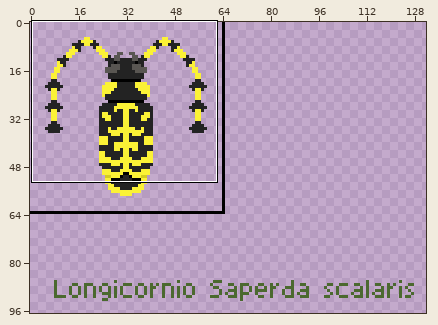
Edited in one commit: pixel-art file (Resources/longhorn_beetle.aseprite). The first picture is a wide view before the edit; the outline marks the close-up.
Close-up. As it was:
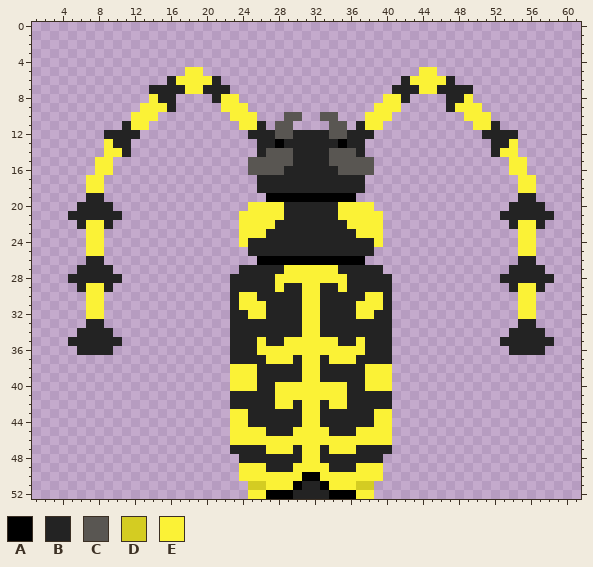
320x320 pixels, 1 frame. Shown: x 1..61, y 0..52. The old version is drawn lined up with the new one. The wide view leaves out empty margins.
Palette (. is transparent): A #000000  B #232323  C #595652  D #d4cc22  E #fbf236
The result:
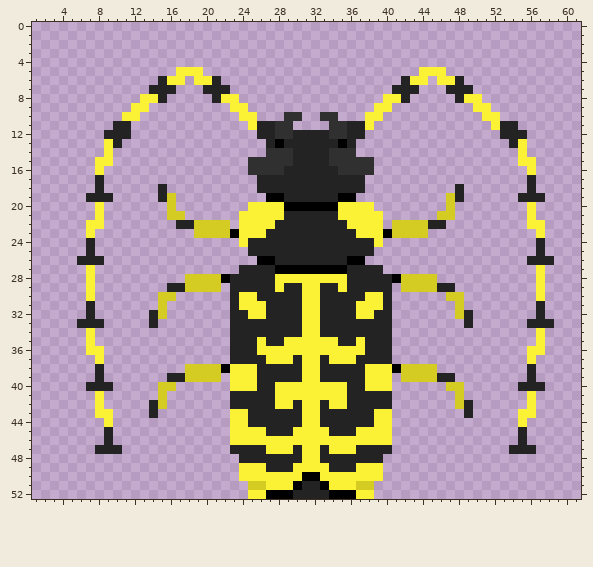
The author wrote: Finish Longhorn beetle Finished longhorn beetle with legs
Change:
drawings rearranged on the sheet (the old picture shows each at its new place)
@@ palette @@
-C #595652
+C #303030
@@ x 1..61 @@
  4 .............................................................
- 5 .................EE........................EE................
- 6 ...............BEEEEB....................BEEEEB..............
- 7 .............BBBBEEBBB..................BBBEEBBBB............
- 8 .............EBB....BEE................EEB....BBE............
- 9 ............EEEB.....EEE..............EEE.....BEEE...........
-10 ...........EEE........EEE...CC..CC...EEE........EEE..........
-11 ..........BEE..........EEB.CC....CC.BEE..........EEB.........
-12 ........BBBB............BBBCCBBBBCCBBB............BBBB.......
-13 ........EBB..............BBABBBBBBABB..............BBE.......
-14 ........EEB..............BCCCBBBBCCCB..............BEE.......
-15 .......EE...............CCCCCBBBBCCCCC...............EE......
-16 .......EE...............CCCCBBBBBBCCCC...............EE......
-17 ......EE.................BBBBBBBBBBBB.................EE.....
-18 ......EE.................BBBBBBBBBBBB.................EE.....
-19 ......BB..................AAAAAAAAAA..................BB.....
-20 .....BBBB...............EEEEBBBBBBEEEE...............BBBB....
-21 ....BBBBBB.............EEEEEBBBBBBEEEEE.............BBBBBB...
-22 .....BEEB..............EEEEBBBBBBBBEEEE..............BEEB....
-23 ......EE...............EEEBBBBBBBBBBEEE...............EE.....
-24 ......EE...............EBBBBBBBBBBBBBBE...............EE.....
-25 ......EE................BBBBBBBBBBBBBB................EE.....
-26 ......BB.................AAAAAAAAAAAA.................BB.....
-27 .....BBBB..............BBBBBEEEEEEBBBBB..............BBBB....
-28 ....BBBBBB............BBBBBEEEEEEEEBBBBB............BBBBBB...
-29 .....BEEB.............BBBBBEBBEEBBEBBBBB.............BEEB....
-30 ......EE..............BEEBBBBBEEBBBBBEEB..............EE.....
-31 ......EE..............BEEEBBBBEEBBBBEEEB..............EE.....
-32 ......EE..............BBEEBBBBEEBBBBEEBB..............EE.....
-33 ......BB..............BBBBBBBBEEBBBBBBBB..............BB.....
-34 .....BBBB.............BBBBBBBBEEBBBBBBBB.............BBBB....
-35 ....BBBBBB............BBBEBBEEEEEEBBEBBB............BBBBBB...
-36 .....BBBB.............BBBEEEEEEEEEEEEBBB.............BBBB....
-37 ......................BBBBEEEBEEBEEEBBBB.....................
-38 ......................EEEBBBBBEEBBBBBEEE.....................
-39 ......................EEEBBBBBEEBBBBBEEE.....................
-40 ......................EEEBBEEEEEEEEBBEEE.....................
-41 ......................BBBBBEEEEEEEEBBBBB.....................
-42 ......................BBBBBEEBEEBEEBBBBB.....................
-43 ......................EEBBBBBBEEBBBBBBEE.....................
-44 ......................EEBBBBBBEEBBBBBBEE.....................
-45 ......................EEEEBBBEEEEBBBEEEE.....................
-46 ......................EEEEEEEEEEEEEEEEEE.....................
-47 ......................BBBBEEEBEEBEEEBBBB.....................
+ 5 ................EEE........................EEE...............
+ 6 ..............BEE.EEB....................BEE.EEB.............
+ 7 .............BBB...BBB..................BBB...BBB............
+ 8 ............EEB.....BEE................EEB.....BEE...........
+ 9 ...........EE.........EE..............EE.........EE..........
+10 ..........EE...........EE...CC..CC...EE...........EE.........
+11 .........BB.............EBBCC....CCBBE.............EBB.......
+12 ........BBB..............BBCCBBBBCCBB...............BBB......
+13 ........EB................BABBBBBBAB.................BE......
+14 ........E.................CCCBBBBCCC..................E......
+15 .......EE...............CCCCCBBBBCCCCC................EE.....
+16 .......E................CCCCBBBBBBCCCC.................E.....
+17 .......B.................BBBBBBBBBBBB..................B.....
+18 .......B......B..........BBBBBBBBBBBB..........B.......B.....
+19 ......BBB.....BD..........AABBBBBBAA..........DB......BBB....
+20 .......E.......D........EEEEAAAAAAEEEE........D........E.....
+21 .......E.......DD......EEEEEBBBBBBEEEEE......DD........E.....
+22 ......EE........BBDDDD.EEEEBBBBBBBBEEEE.DDDDBB.........EE....
+23 ......E...........DDDDAEEEBBBBBBBBBBEEEADDDD............E....
+24 ......B................EBBBBBBBBBBBBBBE.................B....
+25 ......B.................BBBBBBBBBBBBBB..................B....
+26 .....BBB.................AABBBBBBBBAA..................BBB...
+27 ......E................BBBBAAAAAAAABBBB.................E....
+28 ......E..........DDDDABBBBBEEEEEEEEBBBBBADDDD...........E....
+29 ......E........BBDDDD.BBBBBEBBEEBBEBBBBB.DDDDBB.........E....
+30 ......E.......DD......BEEBBBBBEEBBBBBEEB......DD........E....
+31 ......B.......D.......BEEEBBBBEEBBBBEEEB.......D........B....
+32 ......B......BD.......BBEEBBBBEEBBBBEEBB.......DB.......B....
+33 .....BBB.....B........BBBBBBBBEEBBBBBBBB........B......BBB...
+34 ......E...............BBBBBBBBEEBBBBBBBB................E....
+35 ......E...............BBBEBBEEEEEEBBEBBB................E....
+36 ......EE..............BBBEEEEEEEEEEEEBBB...............EE....
+37 .......E..............BBBBEEEBEEBEEEBBBB...............E.....
+38 .......B.........DDDDAEEEBBBBBEEBBBBBEEEADDDD..........B.....
+39 .......B.......BBDDDD.EEEBBBBBEEBBBBBEEE.DDDDBB........B.....
+40 ......BBB.....DD......EEEBBEEEEEEEEBBEEE......DD......BBB....
+41 .......E......D.......BBBBBEEEEEEEEBBBBB.......D.......E.....
+42 .......E.....BD.......BBBBBEEBEEBEEBBBBB.......DB......E.....
+43 .......EE....B........EEBBBBBBEEBBBBBBEE........B.....EE.....
+44 ........E.............EEBBBBBBEEBBBBBBEE..............E......
+45 ........B.............EEEEBBBEEEEBBBEEEE..............B......
+46 ........B.............EEEEEEEEEEEEEEEEEE..............B......
+47 .......BBB............BBBBEEEBEEBEEEBBBB.............BBB.....
 48 .......................BBBBBBBEEBBBBBBB......................
Where, in picture pixels (left, top, right, bottom), the same in both close-ups:
changed: (68, 67, 554, 454)
